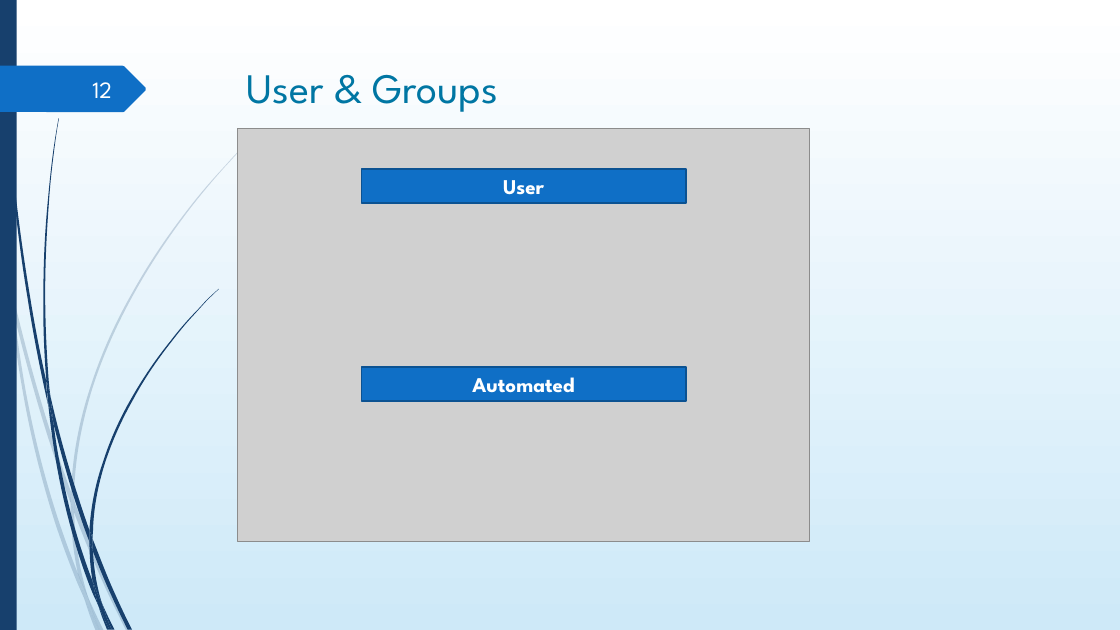
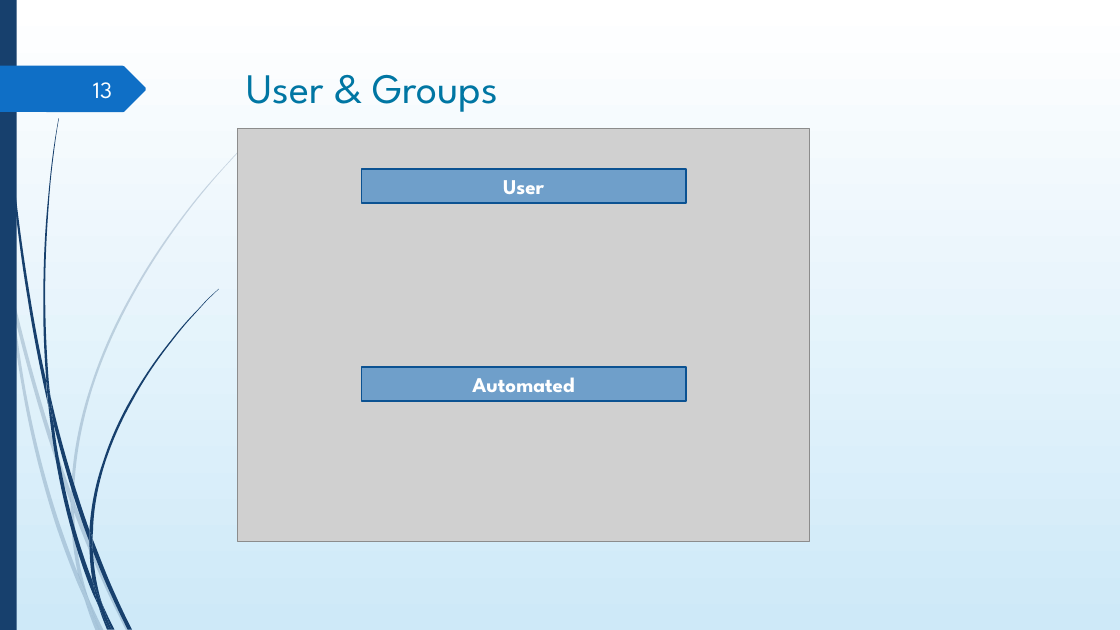
Before and after one commit to DigiBP/digibp-monterosa, a slide deck: slide 13 of Submission Documents/DBP_presentation.pptx (slide 12 before the commit). Drawn at 1120x630 pixels with LibreOffice and Linux fonts; fonts in the diff are those of the drawing; grey boxes stand for pictures; background and template pictures are left out. Boxes give left, top, right and bottom in pixels: in the first picture for what was removed or moved away, otherwise in the second. Text is boxed around its words. In the diff, an @@ line names an element or a change of style, - is before the commit and + after.

```diff
--- a/Submission Documents/DBP_presentation.pptx
+++ b/Submission Documents/DBP_presentation.pptx
@@ page number at bbox=[93, 82, 112, 99]: text changed @@
-12
+13
@@ rectangle "User" at bbox=[361, 169, 686, 202]: fill #0F6FC6 to #0F6FC6 at 50% opacity @@
@@ rectangle "Automated" at bbox=[361, 367, 686, 401]: fill #0F6FC6 to #0F6FC6 at 50% opacity @@
```
Also in this commit, not shown: 4 other slides changed, 2 slides added.
